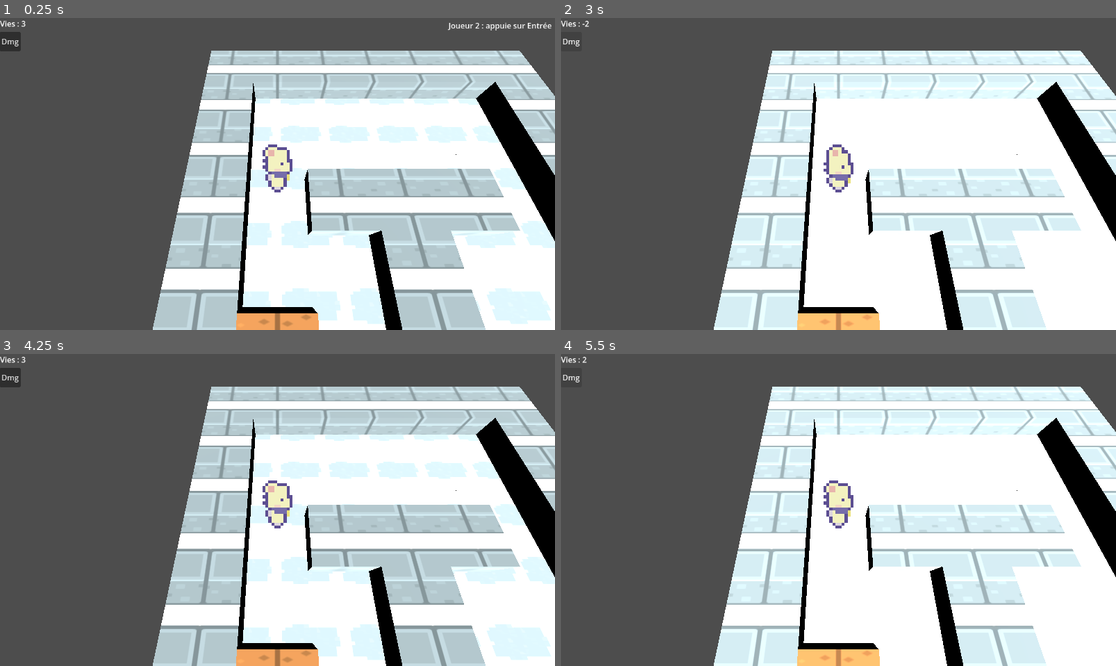
Above: before the commit, frames 1-4 (two rows, left to right).
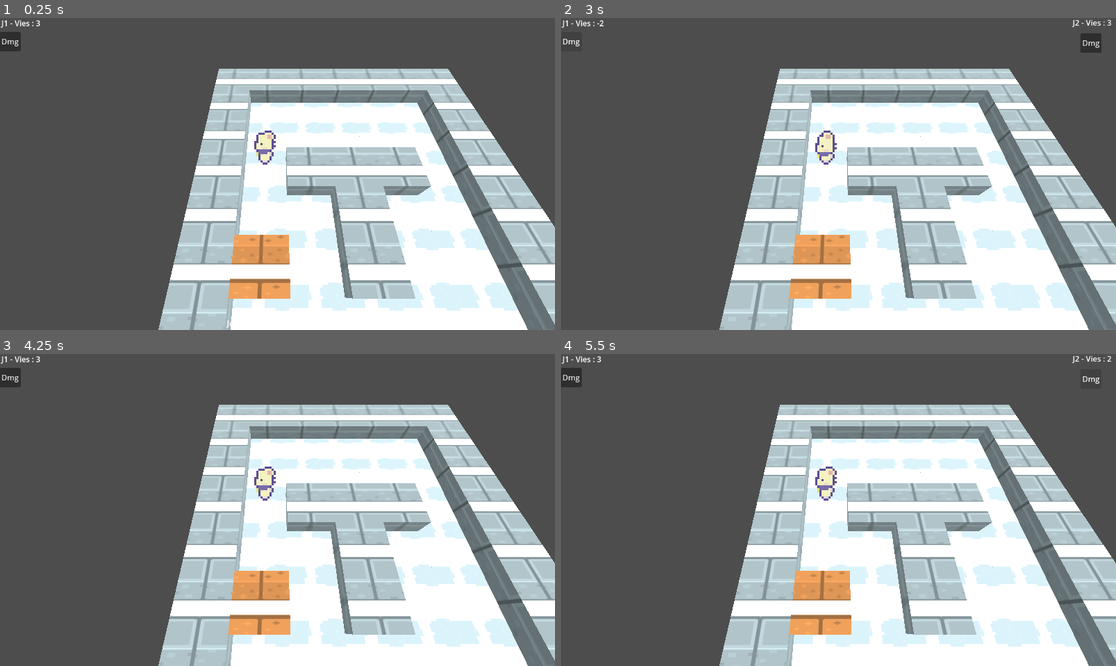
Above: after the commit, the same moments.

Repository: Tortue-afk/TD2_Multimedia
Game: Godot game, scene res://bomberman.tscn
Same seed, same stepped clock (60 frames per second), same inputs: the game is played once before the commit and once after it.
Inputs:
- Up to frame 1 (0.25 s): no input
- Up to frame 2 (3 s): click "Dmg" at 0.5 s; click "Dmg" at 1.25 s; click "Dmg" at 2 s; tap Enter (p2_join) at 2.75, 2.85 s
- Up to frame 3 (4.25 s): click "Recommencer" at 3.5 s
- Up to frame 4 (5.5 s): tap Enter (p2_join) at 4.35 s; click "Dmg" at 5 s

The runs differ from the first frame. In frame 1, 42% of the frame differs, in the area x 0-100%, y 0-100%; in frame 2, 44%; in frame 3, 41%; in frame 4, 44%.

Commit message:
Multijoueur et ecran de fin

Diff:
--- a/Joueur/joueur.tscn
+++ b/Joueur/joueur.tscn
@@ -76,7 +76,7 @@
 "duration": 1.0,
 "texture": SubResource("AtlasTexture_1mpg8")
 }],
-"loop": true,
+"loop": 1,
 "name": &"idle_back",
 "speed": 5.0
 }, {
@@ -87,7 +87,7 @@
 "duration": 1.0,
 "texture": SubResource("AtlasTexture_4k3p5")
 }],
-"loop": true,
+"loop": 1,
 "name": &"idle_front",
 "speed": 5.0
 }, {
@@ -98,7 +98,7 @@
 "duration": 1.0,
 "texture": SubResource("AtlasTexture_iy7a6")
 }],
-"loop": true,
+"loop": 1,
 "name": &"idle_left",
 "speed": 5.0
 }, {
@@ -109,7 +109,7 @@
 "duration": 1.0,
 "texture": SubResource("AtlasTexture_6pdtf")
 }],
-"loop": true,
+"loop": 1,
 "name": &"idle_right",
 "speed": 5.0
 }, {
@@ -120,7 +120,7 @@
 "duration": 1.0,
 "texture": SubResource("AtlasTexture_x8a0q")
 }],
-"loop": true,
+"loop": 1,
 "name": &"run_bottom",
 "speed": 5.0
 }, {
@@ -131,7 +131,7 @@
 "duration": 1.0,
 "texture": SubResource("AtlasTexture_kywmy")
 }],
-"loop": true,
+"loop": 1,
 "name": &"run_left",
 "speed": 5.0
 }, {
@@ -142,7 +142,7 @@
 "duration": 1.0,
 "texture": SubResource("AtlasTexture_aoa1h")
 }],
-"loop": true,
+"loop": 1,
 "name": &"run_right",
 "speed": 5.0
 }, {
@@ -153,7 +153,7 @@
 "duration": 1.0,
 "texture": SubResource("AtlasTexture_x56n0")
 }],
-"loop": true,
+"loop": 1,
 "name": &"run_top",
 "speed": 5.0
 }]
@@ -166,18 +166,14 @@
 script = ExtResource("1_l4fat")
 
 [node name="Camera3D" type="Camera3D" parent="." unique_id=358735491]
-transform = Transform3D(1, 0, 0, 0, 0.42261824, 0.9063078, 0, -0.9063078, 0.42261824, 0, 3, 1.5)
+transform = Transform3D(1, 0, 0, 0, 0.4939419, 0.8694949, 0, -0.8694949, 0.4939419, 0.2914958, 3.812025, 2.8746374)
 
 [node name="AnimatedSprite3D" type="AnimatedSprite3D" parent="." unique_id=1069382927]
 transform = Transform3D(5, 0, 0, 0, 5, 0, 0, 0, 5, 0, 0, 0)
 billboard = 1
 texture_filter = 0
 sprite_frames = SubResource("SpriteFrames_x8p52")
-animation = &"run_right"
-frame_progress = 0.008289481
+animation = &"run_left"
 
 [node name="CollisionShape3D" type="CollisionShape3D" parent="." unique_id=1778704387]
 shape = SubResource("BoxShape3D_x8p52")
-
-[node name="DirectionalLight3D" type="DirectionalLight3D" parent="." unique_id=1641508283]
-transform = Transform3D(1, 0, 0, 0, 0.76604444, 0.6427876, 0, -0.6427876, 0.76604444, 0, 3.2501187, 5.9751167)
--- a/bomberman.gd
+++ b/bomberman.gd
@@ -3,22 +3,27 @@
 @onready var joueur = $Joueur
 @onready var joueur2 = $Joueur2
 @onready var vie_label: Label = $VieLabel
+@onready var vie_label_j2: Label = $VieLabelJ2
 @onready var player2_label: Label = $Player2Label
 @onready var bouton_test: Button = $BoutonTest
+@onready var bouton_test_j2: Button = $BoutonTestJ2
 
 var temps_clignotement := 0.0
 var joueur2_actif := false
-var joueurs_vivants := 1
+var partie_terminee := false
 
 func _ready() -> void:
 	joueur2.desactiver()
 	player2_label.visible = true
+	vie_label_j2.visible = false
+	bouton_test_j2.visible = false
 
 	_maj_vies(joueur.vies)
 	joueur.vie_perdue.connect(_maj_vies)
 	joueur.mort.connect(_on_joueur_mort)
 	joueur2.mort.connect(_on_joueur_mort)
 	bouton_test.pressed.connect(joueur.perdre_vie)
+	bouton_test_j2.pressed.connect(joueur2.perdre_vie)
 
 func _process(delta: float) -> void:
 	if joueur2_actif:
@@ -36,14 +41,50 @@
 	joueur2_actif = true
 	joueur2.activer()
 	player2_label.visible = false
-	joueurs_vivants += 1
+	bouton_test_j2.visible = true
+
+	vie_label_j2.visible = true
+	_maj_vies_j2(joueur2.vies)
+	joueur2.vie_perdue.connect(_maj_vies_j2)
 
 func _maj_vies(vies: int) -> void:
-	vie_label.text = "Vies : %d" % vies
+	vie_label.text = "J1 - Vies : %d" % vies
+
+func _maj_vies_j2(vies: int) -> void:
+	vie_label_j2.text = "J2 - Vies : %d" % vies
 
 func _on_joueur_mort() -> void:
-	joueurs_vivants -= 1
-	if joueurs_vivants > 0:
+	if partie_terminee:
 		return
+
+	if not joueur2_actif:
+		# Solo : toujours une défaite
+		partie_terminee = true
+		Resultat.vies_j1 = joueur.vies
+		Resultat.multijoueur = false
+		await get_tree().create_timer(1.0).timeout
+		get_tree().change_scene_to_file("res://game_over.tscn")
+		return
+
+	# Multijoueur : il y a forcément un résultat
+	var j1_vivant : bool = joueur.vies > 0
+	var j2_vivant : bool = joueur2.vies > 0
+
+	if j1_vivant and not j2_vivant:
+		_terminer_partie("J1")
+	elif j2_vivant and not j1_vivant:
+		_terminer_partie("J2")
+	elif not j1_vivant and not j2_vivant:
+		_terminer_partie("Egalite")
+	# si les deux sont encore vivants, ce signal venait d'un joueur qui a encore des vies : rien à faire
+
+func _terminer_partie(vainqueur: String) -> void:
+	partie_terminee = true
+
+	Resultat.vies_j1 = joueur.vies
+	Resultat.vies_j2 = joueur2.vies
+	Resultat.multijoueur = true
+	Resultat.vainqueur = vainqueur
+
 	await get_tree().create_timer(1.0).timeout
-	get_tree().change_scene_to_file("res://game_over.tscn")
+	get_tree().change_scene_to_file("res://victory.tscn")
--- a/bomberman.tscn
+++ b/bomberman.tscn
@@ -16,15 +16,34 @@
 joueur = 1
 
 [node name="Player2Label" type="Label" parent="." unique_id=193826176]
-offset_left = 931.0
-offset_top = 4.0
-offset_right = 1146.0
-offset_bottom = 27.0
+offset_left = 471.0
+offset_top = 622.0
+offset_right = 686.0
+offset_bottom = 645.0
 text = "Joueur 2 : appuie sur Entrée"
 
 [node name="VieLabel" type="Label" parent="." unique_id=1701860909]
-offset_right = 40.0
-offset_bottom = 23.0
+anchors_preset = -1
+anchor_left = 0.224
+anchor_top = 0.016
+anchor_right = 0.224
+anchor_bottom = 0.016
+offset_left = -255.048
+offset_top = -11.368
+offset_right = -215.048
+offset_bottom = 11.632
+text = "Vie :"
+
+[node name="VieLabelJ2" type="Label" parent="." unique_id=62434578]
+anchors_preset = -1
+anchor_left = 0.5
+anchor_top = 0.018000001
+anchor_right = 0.5
+anchor_bottom = 0.018000001
+offset_left = 486.0
+offset_top = -13.6640005
+offset_right = 526.0
+offset_bottom = 9.3359995
 text = "Vie :"
 
 [node name="BoutonTest" type="Button" parent="." unique_id=1650127428]
@@ -34,8 +53,12 @@
 offset_bottom = 69.0
 text = "Dmg"
 
-[node name="DirectionalLight3D" type="DirectionalLight3D" parent="." unique_id=2080651433]
-transform = Transform3D(1, 0, 0, 0, 0.70710677, 0.70710677, 0, -0.70710677, 0.70710677, 0, 0, 0)
+[node name="BoutonTestJ2" type="Button" parent="." unique_id=1380070040]
+offset_left = 1078.0
+offset_top = 32.0
+offset_right = 1122.0
+offset_bottom = 72.0
+text = "Dmg"
 
 [node name="MapGrid" type="GridMap" parent="." unique_id=740874890]
 mesh_library = ExtResource("3_ejw18")
@@ -44,3 +67,19 @@
 "cells": PackedInt32Array(65536, 65535, 2, 65536, 65534, 2, 65536, 65533, 1, 131071, 65534, 1, 131071, 65533, 1, 65537, …(726 unchanged characters)…
 }
 metadata/_editor_floor_ = Vector3(0, 1, 0)
+
+[node name="DirectionalLight3D" type="DirectionalLight3D" parent="." unique_id=1290665924]
+transform = Transform3D(1, 0, 0, 0, 0.76604444, 0.6427876, 0, -0.6427876, 0.76604444, 0, 4.5, 6)
+light_energy = 0.5
+
+[node name="DirectionalLight3D2" type="DirectionalLight3D" parent="." unique_id=880132165]
+transform = Transform3D(0.11652136, 0.6384091, -0.76082623, 1.043265e-09, 0.76604444, 0.6427877, 0.9931882, -0.07489849, 0.08926053, -4.5, 4.5, 0)
+light_energy = 0.5
+
+[node name="DirectionalLight3D3" type="DirectionalLight3D" parent="." unique_id=1283420136]
+transform = Transform3D(-0.029604714, -0.64250594, 0.76570857, -6.726888e-10, 0.7660443, 0.64278764, -0.99956155, 0.019029668, -0.022678435, 5.5, 4.5, 0)
+light_energy = 0.5
+
+[node name="DirectionalLight3D4" type="DirectionalLight3D" parent="." unique_id=1804559871]
+transform = Transform3D(-0.029604714, -0.64250594, 0.76570857, -6.726888e-10, 0.7660443, 0.64278764, -0.99956155, 0.019029668, -0.022678435, 0, 4.5, -5)
+light_energy = 0.5
--- a/game_over.gd
+++ b/game_over.gd
@@ -1,9 +1,15 @@
 extends Control
 
 @onready var titre: Label = $Label
+@onready var vies_label: Label = $VieLabelResultat
 @onready var bouton_rejouer: Button = $BoutonRejouer
 
 func _ready() -> void:
+	if Resultat.multijoueur:
+		vies_label.text = "J1 : %d vies    J2 : %d vies" % [Resultat.vies_j1, Resultat.vies_j2]
+	else:
+		vies_label.text = "Vies restantes : %d" % Resultat.vies_j1
+
 	bouton_rejouer.pressed.connect(_on_rejouer_pressed)
 	bouton_rejouer.grab_focus()
 	_animer_titre()
--- a/game_over.tscn
+++ b/game_over.tscn
@@ -22,15 +22,14 @@
 
 [node name="Label" type="Label" parent="." unique_id=1976253042]
 layout_mode = 1
-anchors_preset = -1
-anchor_left = 0.503
-anchor_top = 0.323
-anchor_right = 0.503
-anchor_bottom = 0.323
-offset_left = -156.45605
-offset_top = -34.304016
-offset_right = 156.54395
-offset_bottom = 34.695984
+anchors_preset = 5
+anchor_left = 0.5
+anchor_right = 0.5
+offset_left = -156.5
+offset_top = 150.0
+offset_right = 156.5
+offset_bottom = 219.0
+grow_horizontal = 2
 theme_override_font_sizes/font_size = 50
 text = "GAME OVER !"
 horizontal_alignment = 1
@@ -38,14 +37,31 @@
 
 [node name="BoutonRejouer" type="Button" parent="." unique_id=881543324]
 layout_mode = 1
-anchors_preset = -1
+anchors_preset = 7
 anchor_left = 0.5
-anchor_top = 0.623
+anchor_top = 1.0
 anchor_right = 0.5
-anchor_bottom = 0.623
-offset_left = -89.0
-offset_top = -32.70401
-offset_right = 94.0
-offset_bottom = 32.29599
+anchor_bottom = 1.0
+offset_left = -91.5
+offset_top = -198.0
+offset_right = 91.5
+offset_bottom = -133.0
+grow_horizontal = 2
+grow_vertical = 0
 theme_override_font_sizes/font_size = 25
 text = "Recommencer"
+
+[node name="VieLabelResultat" type="Label" parent="." unique_id=877745434]
+layout_mode = 1
+anchors_preset = 8
+anchor_left = 0.5
+anchor_top = 0.5
+anchor_right = 0.5
+anchor_bottom = 0.5
+offset_left = -27.0
+offset_top = -14.0
+offset_right = 27.0
+offset_bottom = 14.0
+grow_horizontal = 2
+grow_vertical = 2
+theme_override_font_sizes/font_size = 20
--- a/project.godot
+++ b/project.godot
@@ -12,8 +12,12 @@
 
 config/name="Bomberman"
 run/main_scene="uid://p2apn36slili"
-config/features=PackedStringArray("4.6", "GL Compatibility")
+config/features=PackedStringArray("4.7", "GL Compatibility")
 config/icon="res://icon.svg"
+
+[autoload]
+
+Resultat="*uid://cdtm1dchhclrn"
 
 [input]
 
--- /dev/null
+++ b/resultat.gd
@@ -0,0 +1,6 @@
+extends Node
+
+var vies_j1 := 0
+var vies_j2 := 0
+var multijoueur := false
+var vainqueur := ""
--- a/victory.gd
+++ b/victory.gd
@@ -1,9 +1,23 @@
 extends Control
 
 @onready var titre: Label = $Label
+@onready var vies_label: Label = $VieLabelResultat
 @onready var bouton_rejouer: Button = $BoutonRejouer
 
 func _ready() -> void:
+	if Resultat.multijoueur:
+		match Resultat.vainqueur:
+			"J1":
+				titre.text = "JOUEUR 1 GAGNE !"
+			"J2":
+				titre.text = "JOUEUR 2 GAGNE !"
+			"Egalite":
+				titre.text = "ÉGALITÉ"
+		vies_label.text = "J1 : %d vies    J2 : %d vies" % [Resultat.vies_j1, Resultat.vies_j2]
+	else:
+		titre.text = "VICTOIRE !"
+		vies_label.text = "Vies restantes : %d" % Resultat.vies_j1
+
 	bouton_rejouer.pressed.connect(_on_rejouer_pressed)
 	bouton_rejouer.grab_focus()
 	_animer_titre()
--- a/victory.tscn
+++ b/victory.tscn
@@ -1,6 +1,7 @@
 [gd_scene format=3 uid="uid://cy0k8emc7q51m"]
 
 [ext_resource type="Script" uid="uid://bur3jxaqwuju" path="res://victory.gd" id="1_7bnjr"]
+[ext_resource type="Texture2D" uid="uid://b6dcsulxx66nj" path="res://image_victoire.png" id="2_v31sk"]
 
 [node name="Victory" type="Control" unique_id=842076753]
 layout_mode = 3
@@ -11,31 +12,59 @@
 grow_vertical = 2
 script = ExtResource("1_7bnjr")
 
-[node name="ColorRect" type="ColorRect" parent="." unique_id=1410469250]
+[node name="TextureRect" type="TextureRect" parent="." unique_id=980861630]
 layout_mode = 1
 anchors_preset = 15
 anchor_right = 1.0
 anchor_bottom = 1.0
 grow_horizontal = 2
 grow_vertical = 2
-color = Color(0, 0, 0, 1)
+texture = ExtResource("2_v31sk")
+expand_mode = 1
+stretch_mode = 6
 
 [node name="Label" type="Label" parent="." unique_id=1331403383]
-layout_mode = 0
-offset_left = 468.0
-offset_top = 158.0
-offset_right = 716.0
-offset_bottom = 227.0
+layout_mode = 1
+anchors_preset = 5
+anchor_left = 0.5
+anchor_right = 0.5
+offset_left = -124.0
+offset_top = 150.0
+offset_right = 124.0
+offset_bottom = 219.0
+grow_horizontal = 2
 theme_override_font_sizes/font_size = 50
 text = "VICTOIRE !"
 horizontal_alignment = 1
 vertical_alignment = 1
 
 [node name="BoutonRejouer" type="Button" parent="." unique_id=319541536]
-layout_mode = 0
-offset_left = 489.0
-offset_top = 358.0
-offset_right = 672.0
-offset_bottom = 423.0
+layout_mode = 1
+anchors_preset = 7
+anchor_left = 0.5
+anchor_top = 1.0
+anchor_right = 0.5
+anchor_bottom = 1.0
+offset_left = -91.5
+offset_top = -198.0
+offset_right = 91.5
+offset_bottom = -133.0
+grow_horizontal = 2
+grow_vertical = 0
 theme_override_font_sizes/font_size = 25
 text = "Rejouer"
+
+[node name="VieLabelResultat" type="Label" parent="." unique_id=157892396]
+layout_mode = 1
+anchors_preset = 8
+anchor_left = 0.5
+anchor_top = 0.5
+anchor_right = 0.5
+anchor_bottom = 0.5
+offset_left = -20.0
+offset_top = -11.5
+offset_right = 20.0
+offset_bottom = 11.5
+grow_horizontal = 2
+grow_vertical = 2
+theme_override_font_sizes/font_size = 20
Binary file added: image_game_over.jpg
Not shown, added: image_game_over.jpg.import
Binary file added: image_victoire.png
Not shown, added: image_victoire.png.import
Binary file added: image_victoire.webp
Not shown, added: image_victoire.webp.import
Not shown, added: resultat.gd.uid
